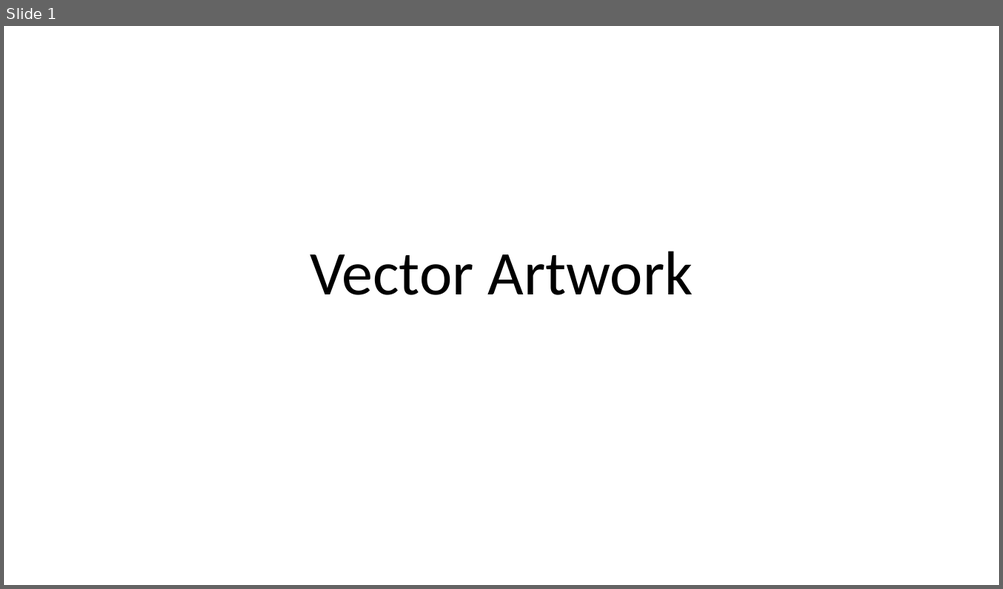
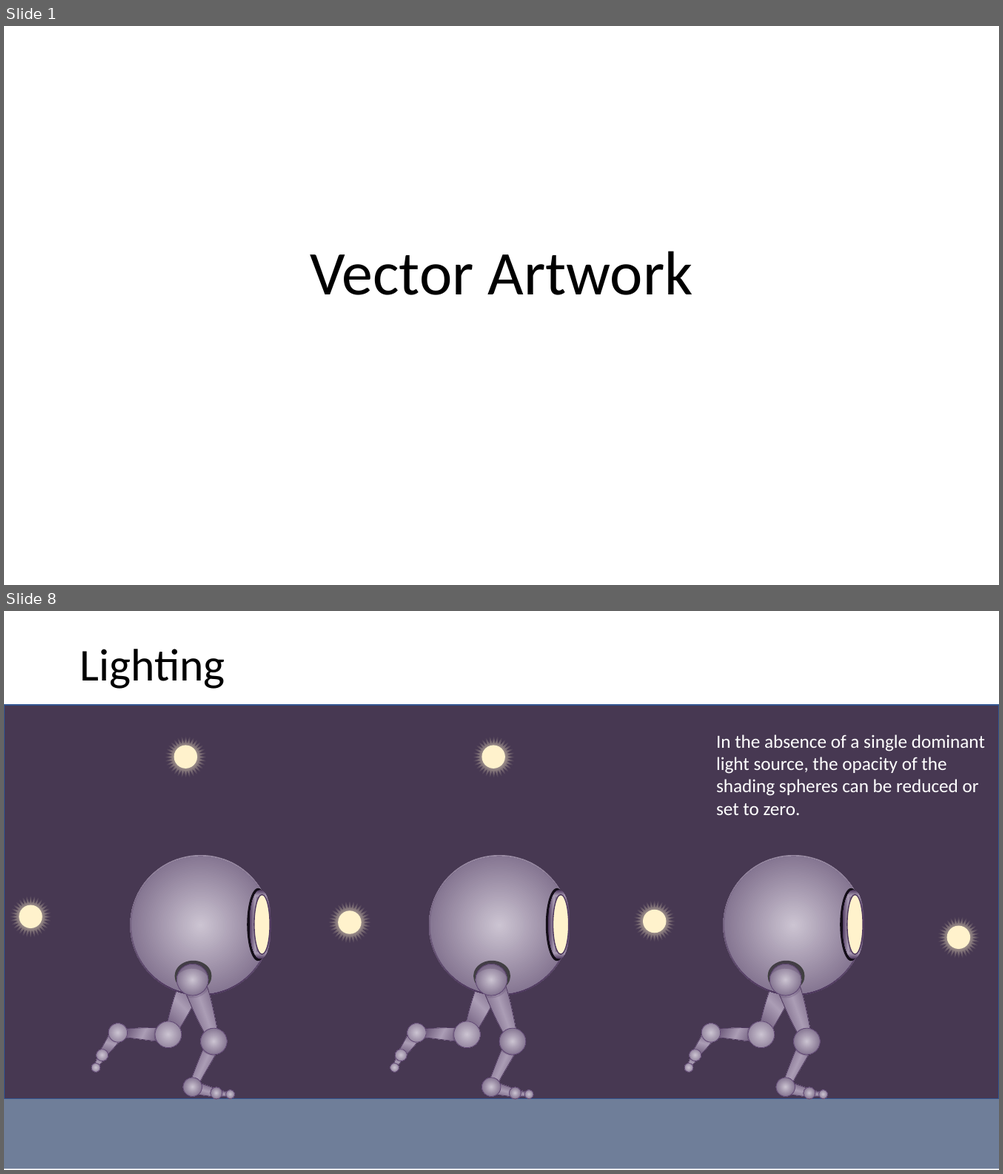
Before and after one commit to MillerMark/CodeRushed-1, a slide deck: Design Notes/Game 1 - Vector Artwork.pptx. Shown one above the other, each under a label of ours: slide 1 before the commit, slides 1 and 8 after it; the slides between them are not shown. The pictures are 1003x589 and 1003x1174 pixels, drawn with LibreOffice and Linux fonts; fonts in the diff are those of the drawing. Boxes give left, top, right and bottom in pixels: in the first picture for what was removed or moved away, otherwise in the second. Text is boxed around its words. In the diff, an @@ line names an element or a change of style, - is before the commit and + after.

```diff
--- a/Design Notes/Game 1 - Vector Artwork.pptx
+++ b/Design Notes/Game 1 - Vector Artwork.pptx
@@ slide 8 added at (x1=4, y1=611, x2=999, y2=1170), background #FFFFFF @@
@@ title added at (x1=79, y1=649, x2=225, y2=689), 44 pt, text #000000 @@
+Lighting
@@ rectangle added at (x1=4, y1=705, x2=999, y2=1099), fill #473852, outline #325491 1 pt @@
@@ star added at (x1=159, y1=730, x2=212, y2=783), fill gradient #FFF2CC @@
@@ star added at (x1=466, y1=730, x2=520, y2=783), fill gradient #FFF2CC @@
@@ text added at (x1=716, y1=735, x2=984, y2=815), 18 pt, text #FFFFFF @@
+In the absence of a single dominant light source, the opacity of the shading spheres can be reduced or set to zero.
@@ ellipse added at (x1=174, y1=745, x2=197, y2=769), fill #FFF2CC @@
@@ ellipse added at (x1=481, y1=745, x2=505, y2=769), fill #FFF2CC @@
@@ star added at (x1=4, y1=890, x2=57, y2=943), fill gradient #FFF2CC @@
@@ group added at (x1=90, y1=855, x2=271, y2=1101): 15 ellipses, 12 freeform shapes @@
@@ star added at (x1=324, y1=896, x2=376, y2=949), fill gradient #FFF2CC @@
@@ group added at (x1=388, y1=855, x2=569, y2=1101): 15 ellipses, 12 freeform shapes @@
@@ star added at (x1=628, y1=895, x2=680, y2=948), fill gradient #FFF2CC @@
@@ group added at (x1=683, y1=855, x2=865, y2=1101): 15 ellipses, 12 freeform shapes @@
@@ ellipse added at (x1=19, y1=905, x2=42, y2=928), fill #FFF2CC @@
@@ ellipse added at (x1=338, y1=911, x2=361, y2=934), fill #FFF2CC @@
@@ ellipse added at (x1=643, y1=910, x2=666, y2=934), fill #FFF2CC @@
@@ star added at (x1=932, y1=911, x2=985, y2=964), fill gradient #FFF2CC @@
@@ ellipse added at (x1=947, y1=925, x2=970, y2=949), fill #FFF2CC @@
@@ rectangle added at (x1=4, y1=1099, x2=999, y2=1170), fill #6F7E99 @@
```
Also in this commit, not shown: 1 slide changed, 15 other slides added, 1 slide removed, 2 other files.
